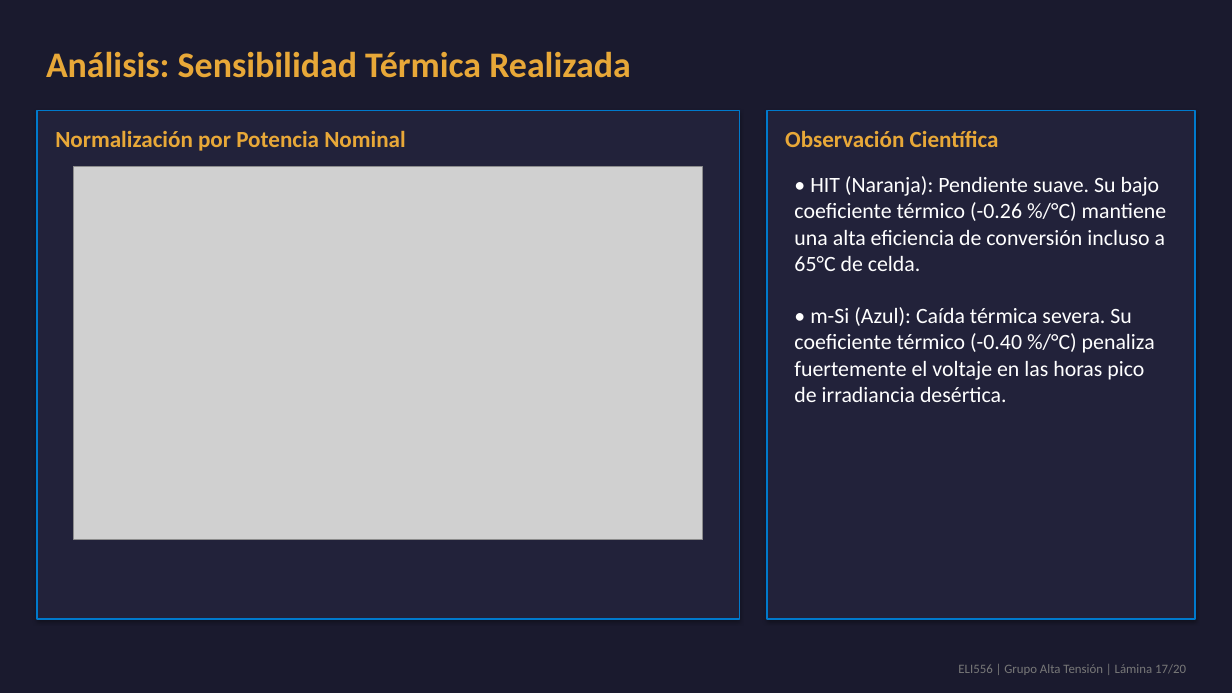
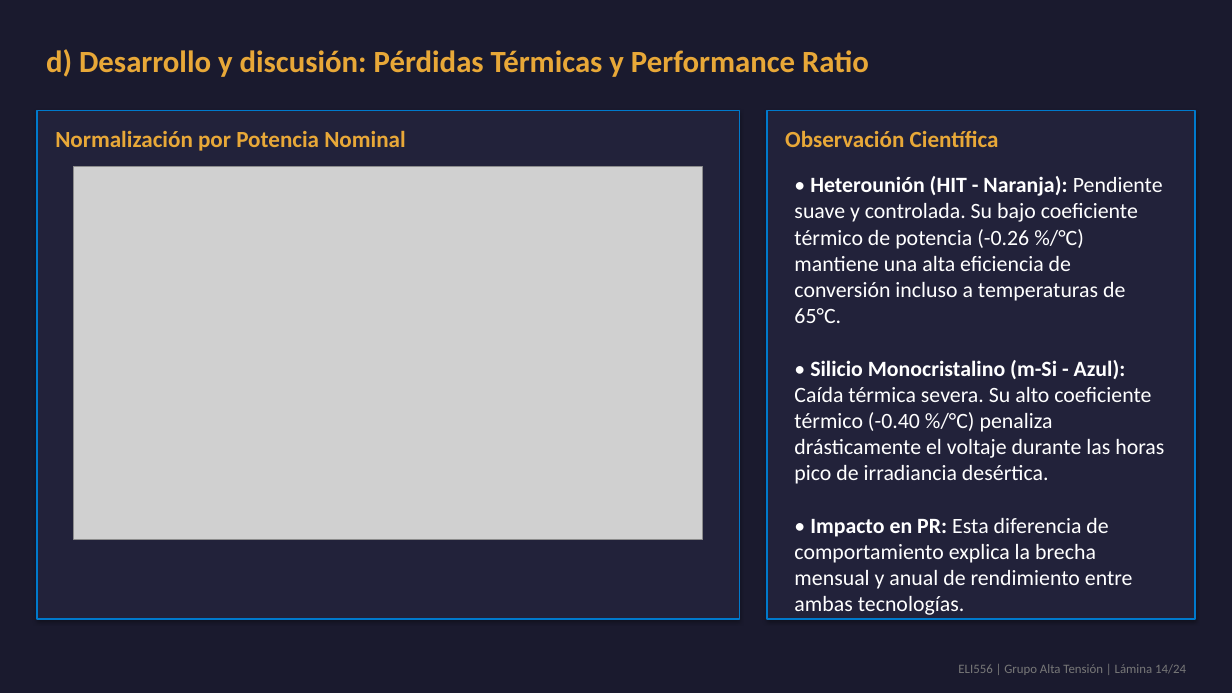
Before and after one commit to theChosen16/t2-paneles, a slide deck: slide 14 of output/Presentacion_Final_ELI556_Atacama.pptx (slide 17 before the commit). Drawn at 1232x693 pixels with LibreOffice and Linux fonts; fonts in the diff are those of the drawing; grey boxes stand for pictures. Boxes give left, top, right and bottom in pixels: in the first picture for what was removed or moved away, otherwise in the second. Text is boxed around its words. In the diff, an @@ line names an element or a change of style, - is before the commit and + after.

```diff
--- a/output/Presentacion_Final_ELI556_Atacama.pptx
+++ b/output/Presentacion_Final_ELI556_Atacama.pptx
@@ text at (46, 49, 869, 77): text changed; size 28 to 24 pt @@
-Análisis: Sensibilidad Térmica Realizada
+d) Desarrollo y discusión: Pérdidas Térmicas y Performance Ratio
@@ text at (794, 176, 1164, 589): text changed @@
-• HIT (Naranja): Pendiente suave. Su bajo coeficiente térmico (-0.26 %/°C) mantiene una alta eficiencia de conversión incluso a 65°C de celda.
-• m-Si (Azul): Caída térmica severa. Su coeficiente térmico (-0.40 %/°C) penaliza fuertemente el voltaje en las horas pico de irradiancia desértica.
+• Heterounión (HIT - Naranja): Pendiente suave y controlada. Su bajo coeficiente térmico de potencia (-0.26 %/°C) mantiene una alta eficiencia de conversión incluso a temperaturas de 65°C.
+• Silicio Monocristalino (m-Si - Azul): Caída térmica severa. Su alto coeficiente térmico (-0.40 %/°C) penaliza drásticamente el voltaje durante las horas pico de irradiancia desértica.
+• Impacto en PR: Esta diferencia de comportamiento explica la brecha mensual y anual de rendimiento entre ambas tecnologías.
@@ text at (958, 664, 1186, 675): text changed @@
-ELI556 | Grupo Alta Tensión | Lámina 17/20
+ELI556 | Grupo Alta Tensión | Lámina 14/24
```
Also in this commit, not shown: 16 other slides changed, 7 slides added, 3 slides removed, 29 other files.
